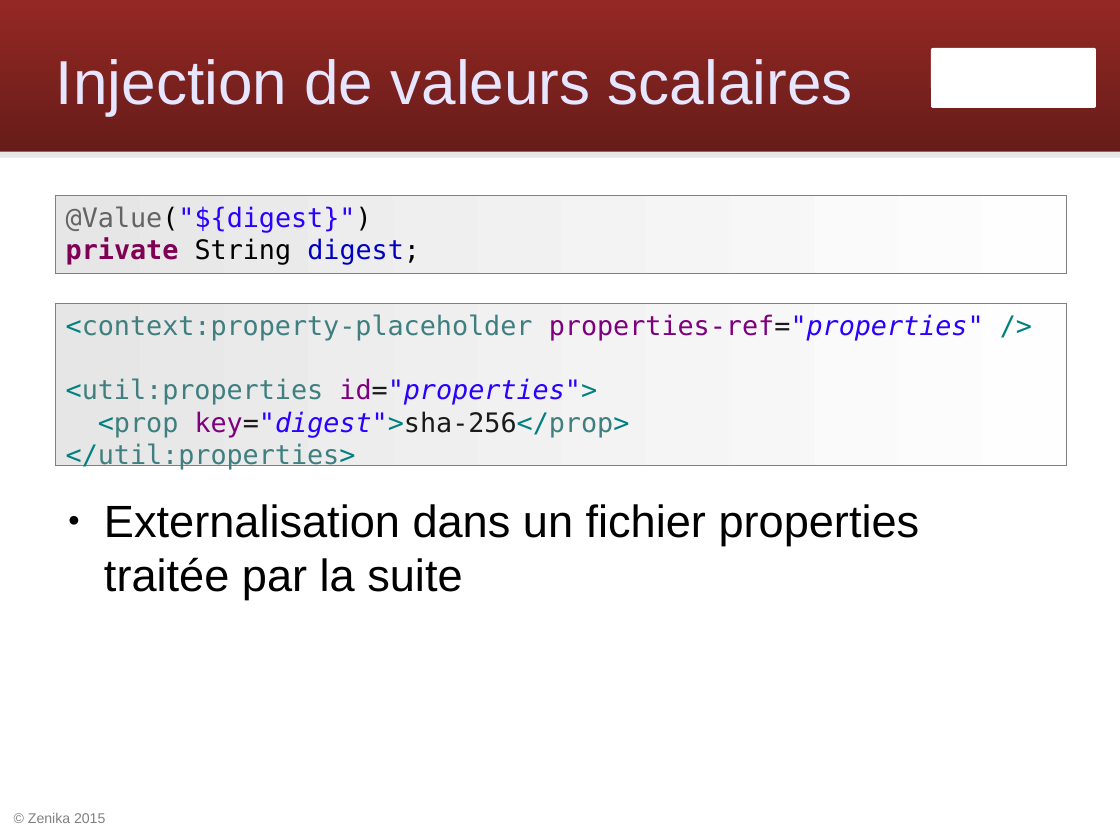
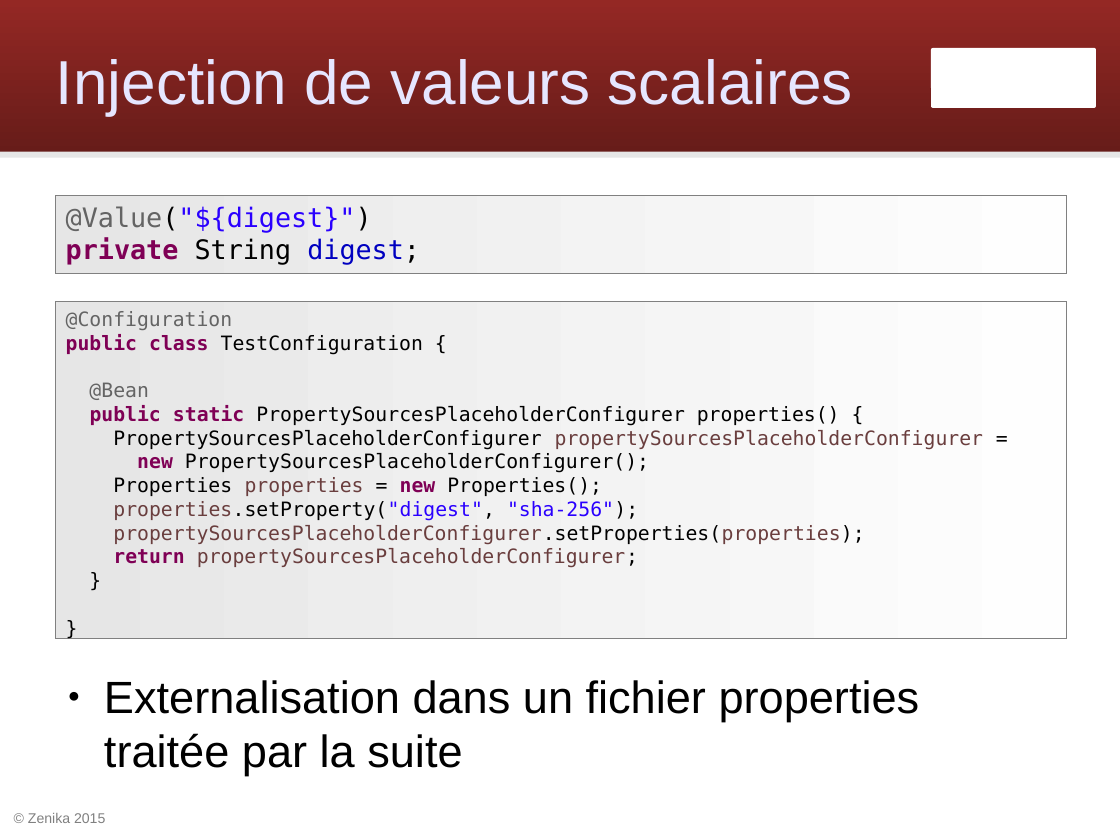
Before and after one commit to Zenika/workshop-spring-core, a slide deck: slide 40 of spring-workshop.odp (slide 39 before the commit). Drawn at 1120x840 pixels with LibreOffice and Linux fonts; fonts in the diff are those of the drawing; background and template pictures are left out. Boxes give left, top, right and bottom in pixels: in the first picture for what was removed or moved away, otherwise in the second. Text is boxed around its words. In the diff, an @@ line names an element or a change of style, - is before the commit and + after.

Commit message:
Utiliser config Java pour les annotations

```diff
--- a/spring-workshop.odp
+++ b/spring-workshop.odp
@@ rectangle removed at box(56, 304, 1067, 466) @@
-<context:property-placeholder properties-ref="properties" />
-<util:properties id="properties">
-<prop key="digest">sha-256</prop>
-</util:properties>
@@ rectangle added at box(56, 302, 1067, 638), fill gradient #E6E6E6 to #FEFEFE, outline #808080 0 pt, 14 pt, text #000000 @@
+@Configuration
+public class TestConfiguration {
+@Bean
+public static PropertySourcesPlaceholderConfigurer properties() {
+PropertySourcesPlaceholderConfigurer propertySourcesPlaceholderConfigurer =
+new PropertySourcesPlaceholderConfigurer();
+Properties properties = new Properties();
+properties.setProperty("digest", "sha-256");
+propertySourcesPlaceholderConfigurer.setProperties(properties);
+return propertySourcesPlaceholderConfigurer;
+}
+}
@@ text "Externalisation dans un fichier properties ...": place and size @@
-text "Externalisation dans un fichier properties ..." at box(104, 504, 920, 600)
+text "Externalisation dans un fichier properties ..." at box(104, 680, 920, 776)
```
Also in this commit, not shown: 8 other slides changed, 7 slides removed, 10 other files.
